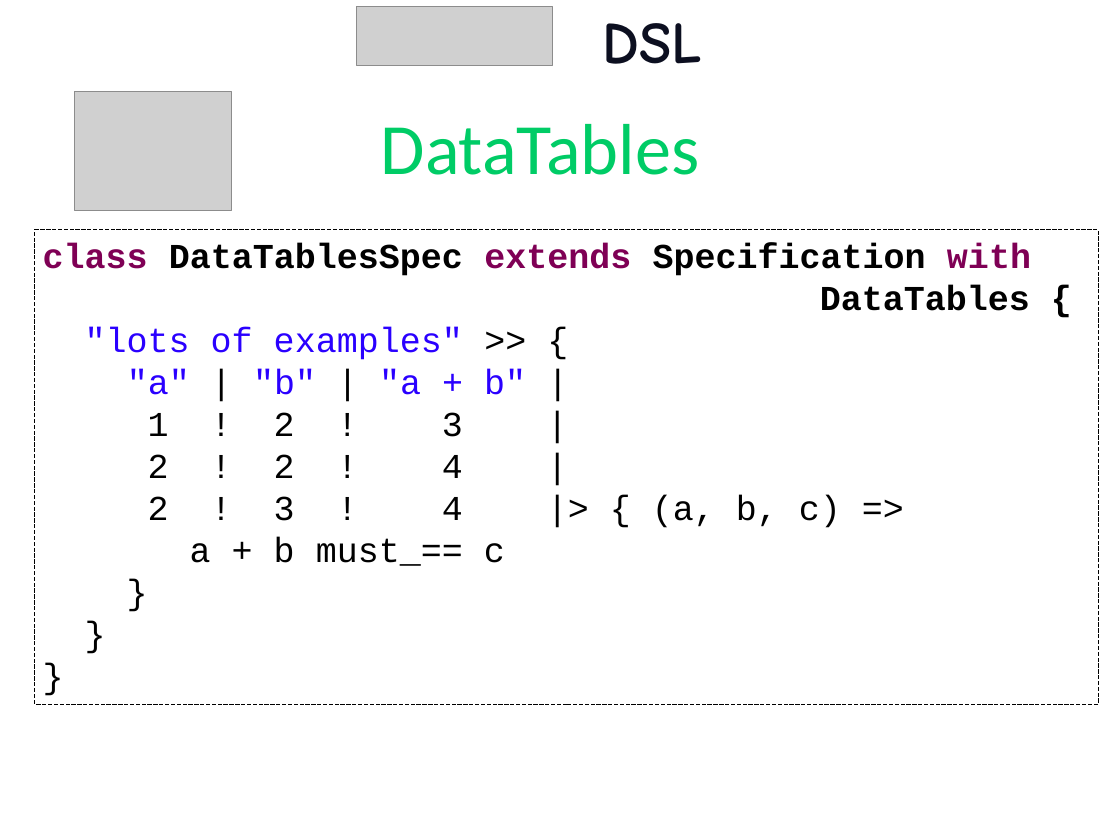
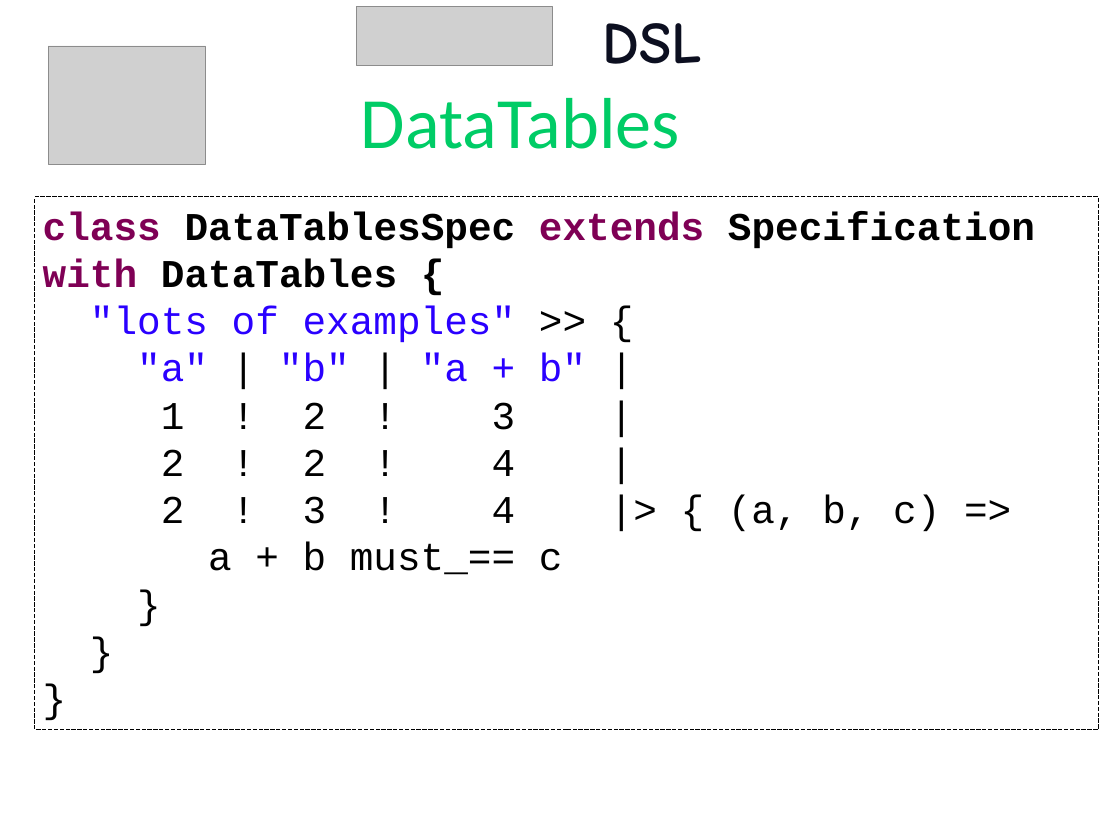
Before and after one commit to etorreborre/oscon-2010, a slide deck: slide 62 of src/main/resources/oscon_2010_specs.pptx (slide 59 before the commit). Drawn at 1120x840 pixels with LibreOffice and Linux fonts; fonts in the diff are those of the drawing; grey boxes stand for pictures; background and template pictures are left out. Boxes give left, top, right and bottom in pixels: in the first picture for what was removed or moved away, otherwise in the second. Text is boxed around its words. In the diff, an @@ line names an element or a change of style, - is before the commit and + after.

Commit message:
better code presentation and slides formatting

```diff
--- a/src/main/resources/oscon_2010_specs.pptx
+++ b/src/main/resources/oscon_2010_specs.pptx
@@ picture: place and size @@
-picture at bbox=[74, 92, 232, 210]
+picture at bbox=[48, 46, 206, 164]
@@ text "DataTables": place and size @@
-text "DataTables" at bbox=[381, 124, 700, 175]
+text "DataTables" at bbox=[361, 98, 680, 149]
@@ rectangle "class DataTablesSpec extends Specification with ...": place and size @@
-rectangle "class DataTablesSpec extends Specification with ..." at bbox=[35, 230, 1098, 704]
+rectangle "class DataTablesSpec extends Specification with ..." at bbox=[35, 197, 1098, 730]
@@ text in rectangle at bbox=[43, 211, 1035, 288]: text changed; size 32 to 36 pt @@
-class DataTablesSpec extends Specification with
-DataTables {
+class DataTablesSpec extends Specification with DataTables {
@@ text in rectangle at bbox=[90, 306, 940, 575]: size 32 to 36 pt in ""lots of examples" >> {", ""a" | "b" | "a + b" ...", "1 ! 2 ! 3 |", "2 ! 2 ! 4 |" and 5 more places @@
```
Also in this commit, not shown: 32 other slides changed, 5 slides added.
